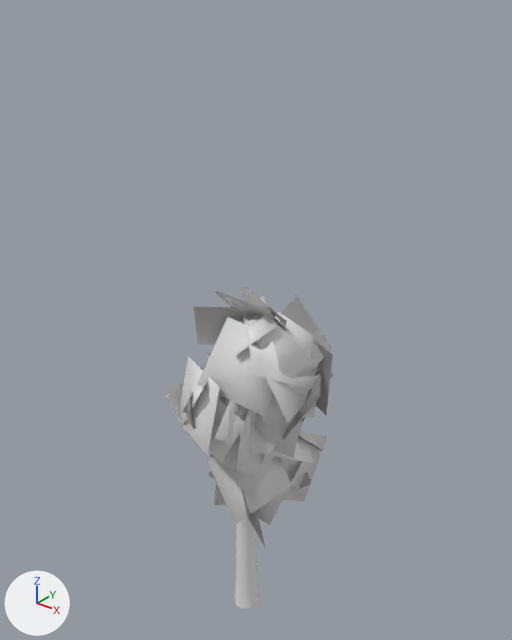
Renders of the glTF model models/variants/birch_v1.glb from each side of a commit.
One viewpoint serves both versions: a 50 mm lens placed at (5.3, -6.37, 8.95), pointed at (0.03, 0.21, 4.87). Every picture has the same lights, and +X, +Y and +Z are marked at lower left. The older version comes first. Where no turn or scale is listed for an object, it has been applied to the vertices. Vertices at exactly the same position are counted once.

The scene before the commit, as lines of its bpy script (objects in view):
```python
ob_body_canopy0 = bpy.data.objects.new('Body_Canopy0', me_body_canopy0)
ob_body_canopy0.location = (0.36, 0.03, 2.76)
ob_body_canopy0.rotation_euler = (0.0, 0.0, 1.406)  # degrees (0, 0, 81)
ob_body_canopy1 = bpy.data.objects.new('Body_Canopy1', me_body_canopy1)
ob_body_canopy1.location = (-0.05, 0.29, 3.24)
ob_body_canopy1.rotation_euler = (0.0, 0.0, -2.34)  # degrees (0, 0, -134)
ob_body_canopy2 = bpy.data.objects.new('Body_Canopy2', me_body_canopy2)
ob_body_canopy2.location = (-0.01, -0.35, 3.67)
ob_body_canopy2.rotation_euler = (0.0, 0.0, 2.944)  # degrees (0, 0, 169)
ob_body_canopy3 = bpy.data.objects.new('Body_Canopy3', me_body_canopy3)
ob_body_canopy3.location = (0.47, 0.08, 4.1)
ob_body_canopy3.rotation_euler = (0.0, 0.0, -0.897)  # degrees (0, 0, -51)
ob_body_canopy4 = bpy.data.objects.new('Body_Canopy4', me_body_canopy4)
ob_body_canopy4.location = (0.27, -0.08, 4.43)
ob_body_canopy4.rotation_euler = (0.0, 0.0, -1.468)  # degrees (0, 0, -84)
ob_body_trunk = bpy.data.objects.new('Body_Trunk', me_body_trunk)
ob_body_trunk.location = (0.0, 0.0, 0.0)
```
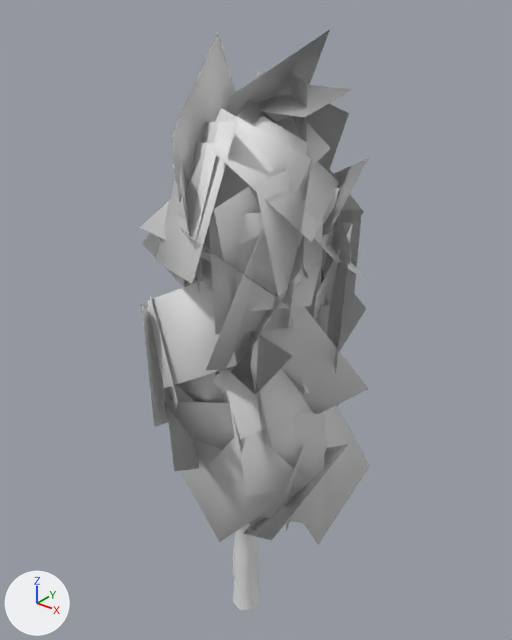
Pixel boxes [x1, y1, x2, y2] of what changed, in the pictures (512 x 640 px; the box of a moved part takes in the faces that stretch with it):
'Body_Canopy5', added
    after: [156, 99, 339, 395]
'Body_Canopy0', reshaped, moved, turned
    before: [207, 427, 327, 549]
    after: [170, 368, 370, 545]
'Body_Canopy6', added
    after: [171, 30, 368, 306]
'Body_Canopy3', reshaped, moved, turned
    before: [242, 312, 333, 458]
    after: [200, 188, 371, 414]
'Body_Canopy2', reshaped, moved, turned
    before: [166, 353, 265, 479]
    after: [141, 280, 304, 472]
'Body_Canopy4', reshaped, moved, turned (mostly hidden afterwards)
    before: [194, 286, 332, 427]
    after: [140, 116, 331, 287]
'Body_Trunk', reshaped
    before: [235, 517, 258, 608]
    after: [233, 523, 259, 610]
part 1 of me_body_canopy0, deleted
    before: [214, 458, 302, 549]
part 2 of me_body_canopy0, built on
    before: [207, 427, 327, 524]
    after: [170, 368, 370, 545]
part 3 of me_body_canopy1, moved or reshaped (not visible afterwards)
    before: [210, 425, 302, 458]
part 4 of me_body_canopy2, rebuilt
    before: [215, 401, 243, 447]
    after: [165, 385, 200, 472]
part 5 of me_body_canopy2, rebuilt (not visible afterwards)
    before: [187, 392, 194, 429]
part 6 of me_body_canopy2, deleted
    before: [166, 356, 248, 469]
part 7 of me_body_canopy2, built on
    before: [196, 353, 265, 479]
    after: [141, 280, 304, 450]
part 8 of me_body_canopy3, deleted
    before: [251, 339, 333, 458]
part 9 of me_body_canopy3, built on
    before: [242, 312, 314, 389]
    after: [200, 188, 369, 414]

What changed in the scene script:
```text
Change me_body_canopy0:
    used by ob_body_canopy0; location = (0.36, 0.03, 2.76); rotation_euler = (0.0, 0.0, 1.406), in degrees (0, 0, 81)
    remove me_body_canopy0.from_pydata(...)  # 64 vertices, 46 faces; spans x -0.71..0.85, y -0.67..0.69, z -1.11..1.19
    add me_body_canopy0.from_pydata(...)  # 68 vertices, 48 faces; spans x -1.08..1.43, y -1.01..1.27, z -0.72..2.53
    me_body_canopy0 part 1: 6 loose pieces with 32 vertices, spanning x -0.68..0.56, y -0.55..0.64, z -1.11..1.08, are deleted
    me_body_canopy0 part 2
    32 vertices are removed from x -0.71..0.85, y -0.67..0.69, z -0.7..1.19
    16 faces are deleted
    68 vertices are added at x -1.08..1.43, y -1.01..1.27, z -0.72..2.53
    48 new faces join them
Change me_body_canopy1:
    used by ob_body_canopy1; location = (-0.05, 0.29, 3.24); rotation_euler = (0.0, 0.0, -2.34), in degrees (0, 0, -134)
    remove me_body_canopy1.from_pydata(...)  # 64 vertices, 46 faces; spans x -0.76..0.73, y -0.81..1.09, z -0.8..0.99
    add me_body_canopy1.from_pydata(...)  # 64 vertices, 46 faces; spans x -1.15..1.25, y -1.24..1.33, z -0.53..3.12
    me_body_canopy1 part 3: 64 of 64 vertices moved; they spanned x -0.76..0.73, y -0.81..1.09, z -0.8..0.99 and now span x -1.15..1.25, y -1.24..1.33, z -0.53..3.12; mean shift (-0.1, -0.16, 1.42)
Change me_body_canopy2:
    used by ob_body_canopy2; location = (-0.01, -0.35, 3.67); rotation_euler = (0.0, 0.0, 2.944), in degrees (0, 0, 169)
    remove me_body_canopy2.from_pydata(...)  # 72 vertices, 50 faces; spans x -0.79..0.91, y -0.76..0.67, z -0.86..1.0
    add me_body_canopy2.from_pydata(...)  # 64 vertices, 46 faces; spans x -1.01..1.07, y -1.15..1.01, z -0.47..2.59
    me_body_canopy2 part 4: the loose piece of 4 vertices spanning x -0.51..-0.2, y -0.76..0.59, z -0.48..0.91 is rebuilt with 4 vertices and now spans x -0.8..0.04, y -0.63..0.63, z -0.45..1.11
    me_body_canopy2 part 5: the loose piece of 4 vertices spanning x -0.03..0.66, y -0.24..0.67, z -0.53..0.58 is rebuilt with 4 vertices and now spans x -0.71..0.63, y -0.26..0.81, z -0.47..1.1
    me_body_canopy2 part 6: 8 loose pieces with 40 vertices, spanning x -0.68..0.64, y -0.64..0.67, z -0.82..0.81, are deleted
    me_body_canopy2 part 7: 24 vertices removed from x -0.79..0.91, y -0.7..0.59, z -0.86..1.0; 56 vertices added at x -1.01..1.07, y -1.15..1.01, z -0.38..2.59
Change me_body_canopy3:
    used by ob_body_canopy3; location = (0.47, 0.08, 4.1); rotation_euler = (0.0, 0.0, -0.897), in degrees (0, 0, -51)
    remove me_body_canopy3.from_pydata(...)  # 68 vertices, 48 faces; spans x -0.79..0.86, y -0.78..0.77, z -0.72..1.11
    add me_body_canopy3.from_pydata(...)  # 64 vertices, 46 faces; spans x -1.01..1.61, y -1.04..1.16, z 0.13..3.62
    me_body_canopy3 part 8: 13 loose pieces with 60 vertices, spanning x -0.79..0.86, y -0.78..0.77, z -0.72..0.95, are deleted
    me_body_canopy3 part 9
    8 vertices are removed from x -0.46..0.8, y -0.44..0.71, z -0.07..1.11
    4 faces are deleted
    64 vertices are added at x -1.01..1.61, y -1.04..1.16, z 0.13..3.62
    46 new faces join them
Change me_body_canopy4:
    used by ob_body_canopy4; location = (0.27, -0.08, 4.43); rotation_euler = (0.0, 0.0, -1.468), in degrees (0, 0, -84)
    remove me_body_canopy4.from_pydata(...)  # 64 vertices, 46 faces; spans x -0.75..0.77, y -0.93..0.96, z -1.14..1.05
    add me_body_canopy4.from_pydata(...)  # 64 vertices, 46 faces; spans x -1.27..1.25, y -1.21..1.25, z 0.32..4.03
    me_body_canopy4 part 10: 64 of 64 vertices moved; they spanned x -0.75..0.77, y -0.93..0.96, z -1.14..1.05 and now span x -1.27..1.25, y -1.21..1.25, z 0.32..4.03; mean shift (0.01, 0.02, 2.05)
Change me_body_trunk:
    remove me_body_trunk.from_pydata(...)  # 260 vertices, 516 faces; spans x -0.2..0.36, y -0.2..0.19, z 0.0..4.18
    add me_body_trunk.from_pydata(...)  # 380 vertices, 756 faces; spans x -0.22..0.47, y -0.25..0.2, z 0.0..6.37
    me_body_trunk part 11: 2 vertices moved within x -0.06..0.16, y 0.0..0.18, z 0.25..1.4; 240 vertices removed from x -0.2..0.36, y -0.2..0.19, z 0.0..4.18; 360 vertices added at x -0.22..0.47, y -0.25..0.2, z 0.0..6.37
Change ob_body_canopy0:
    ob_body_canopy0.location: (0.36, 0.03, 2.76) -> (0.35, 0.07, 2.67)
    ob_body_canopy0.rotation_euler: (0.0, 0.0, 1.406) -> (0.0, 0.0, -1.368)  # degrees (0, 0, 81) -> degrees (0, 0, -78)
Change ob_body_canopy2:
    ob_body_canopy2.location: (-0.01, -0.35, 3.67) -> (-0.06, -0.33, 3.24)
    ob_body_canopy2.rotation_euler: (0.0, 0.0, 2.944) -> (0.0, 0.0, 0.851)  # degrees (0, 0, 169) -> degrees (0, 0, 49)
Change ob_body_canopy3:
    ob_body_canopy3.location: (0.47, 0.08, 4.1) -> (0.38, 0.14, 3.53)
    ob_body_canopy3.rotation_euler: (0.0, 0.0, -0.897) -> (0.0, 0.0, -0.26)  # degrees (0, 0, -51) -> degrees (0, 0, -15)
Change ob_body_canopy4:
    ob_body_canopy4.location: (0.27, -0.08, 4.43) -> (-0.14, 0.16, 3.82)
    ob_body_canopy4.rotation_euler: (0.0, 0.0, -1.468) -> (0.0, 0.0, -0.334)  # degrees (0, 0, -84) -> degrees (0, 0, -19)
Add ob_body_canopy6:
    ob_body_canopy6 = bpy.data.objects.new('Body_Canopy6', me_body_canopy6)  # 64 vertices, 46 faces; spans x -1.03..1.07, y -1.37..1.39, z 0.8..4.0
    ob_body_canopy6.location = (0.27, -0.08, 4.43)
Add ob_body_canopy5:
    ob_body_canopy5 = bpy.data.objects.new('Body_Canopy5', me_body_canopy5)  # 60 vertices, 44 faces; spans x -0.96..1.24, y -1.14..0.91, z 0.24..3.62
    ob_body_canopy5.location = (0.27, -0.37, 4.1)
```
